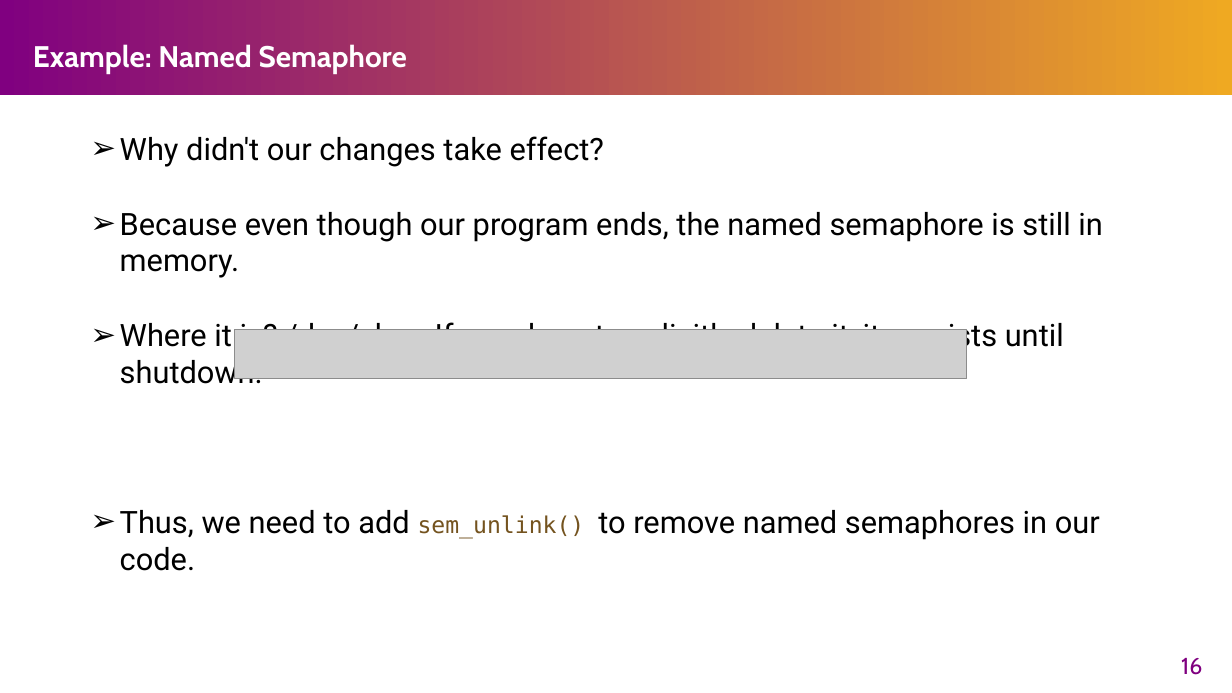
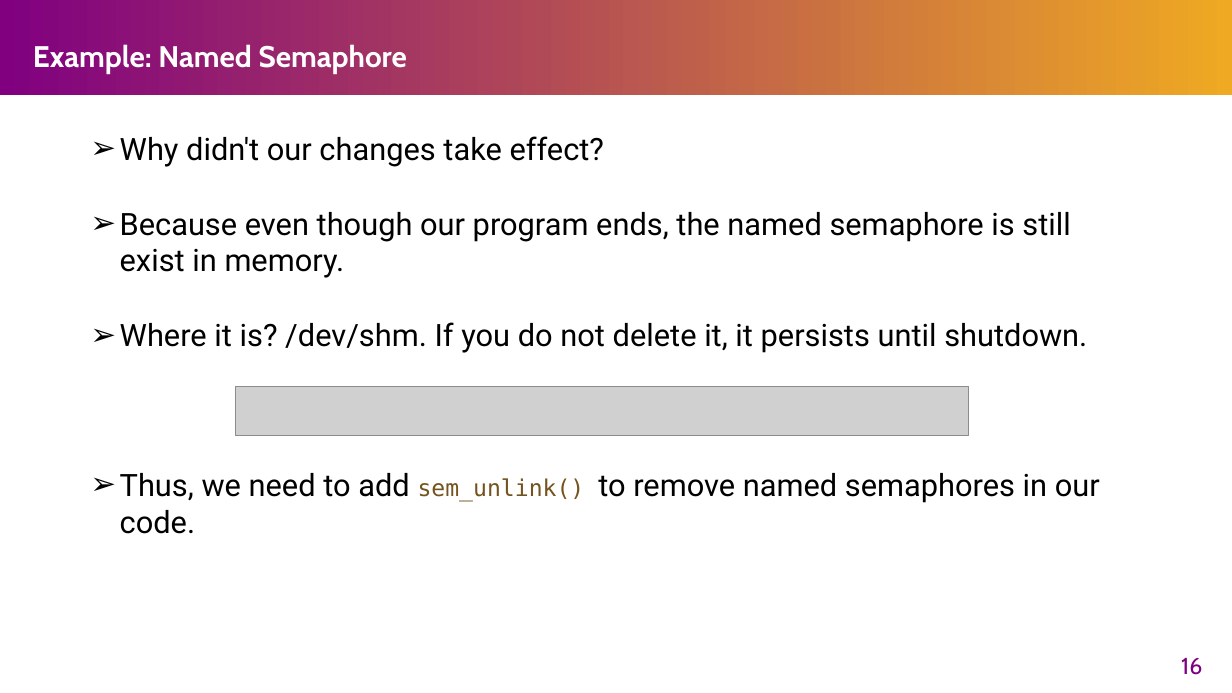
Before and after one commit to henryhxu/CSCI3150, a slide deck: slide 16 of tutorial/T06/tut06.pptx. Drawn at 1232x693 pixels with LibreOffice and Linux fonts; fonts in the diff are those of the drawing; grey boxes stand for pictures. Boxes give left, top, right and bottom in pixels: in the first picture for what was removed or moved away, otherwise in the second. Text is boxed around its words. In the diff, an @@ line names an element or a change of style, - is before the commit and + after.

```diff
--- a/tutorial/T06/tut06.pptx
+++ b/tutorial/T06/tut06.pptx
@@ text at box(120, 212, 1087, 353): text changed @@
-➢ Because even though our program ends, the named semaphore is still in memory.
-➢ Where it is? /dev/shm. If you do not explicitly delete it, it persists until shutdown.
+➢ Because even though our program ends, the named semaphore is still exist in memory.
+➢ Where it is? /dev/shm. If you do not delete it, it persists until shutdown.
@@ picture: place and size @@
-picture at box(235, 330, 968, 379)
+picture at box(236, 387, 969, 436)
```
Also in this commit, not shown: 6 other slides changed.
